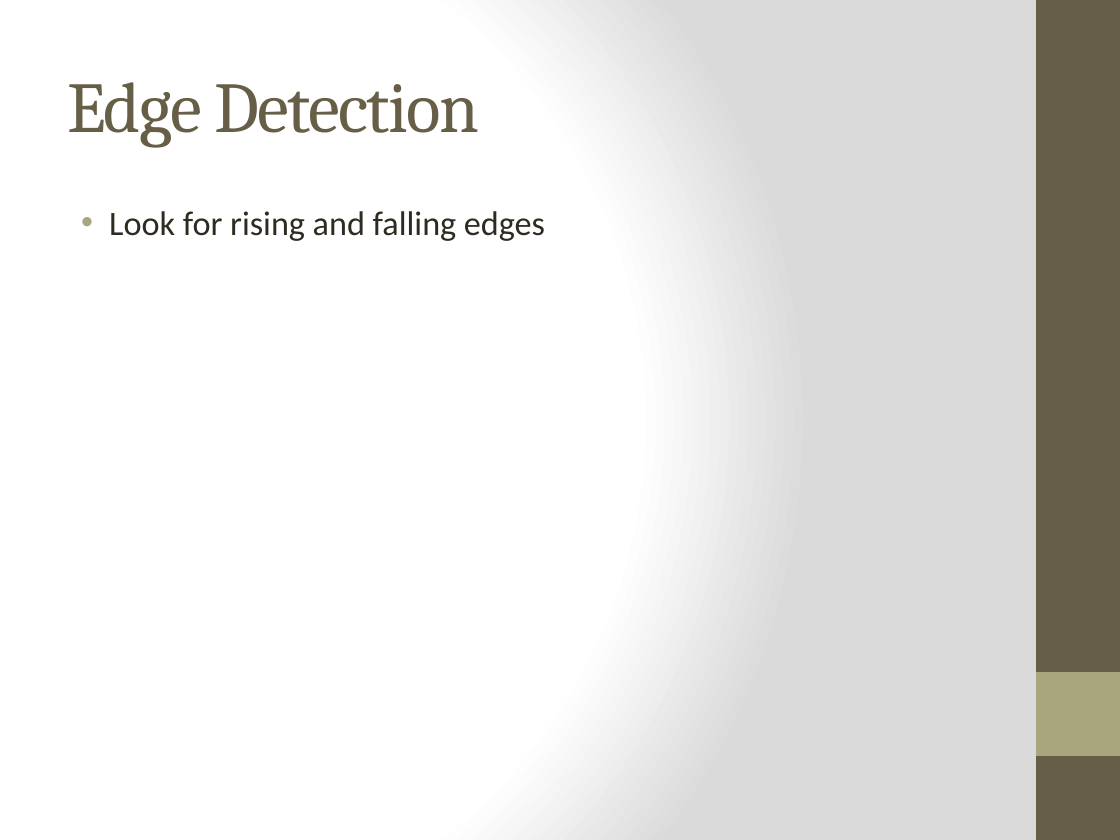
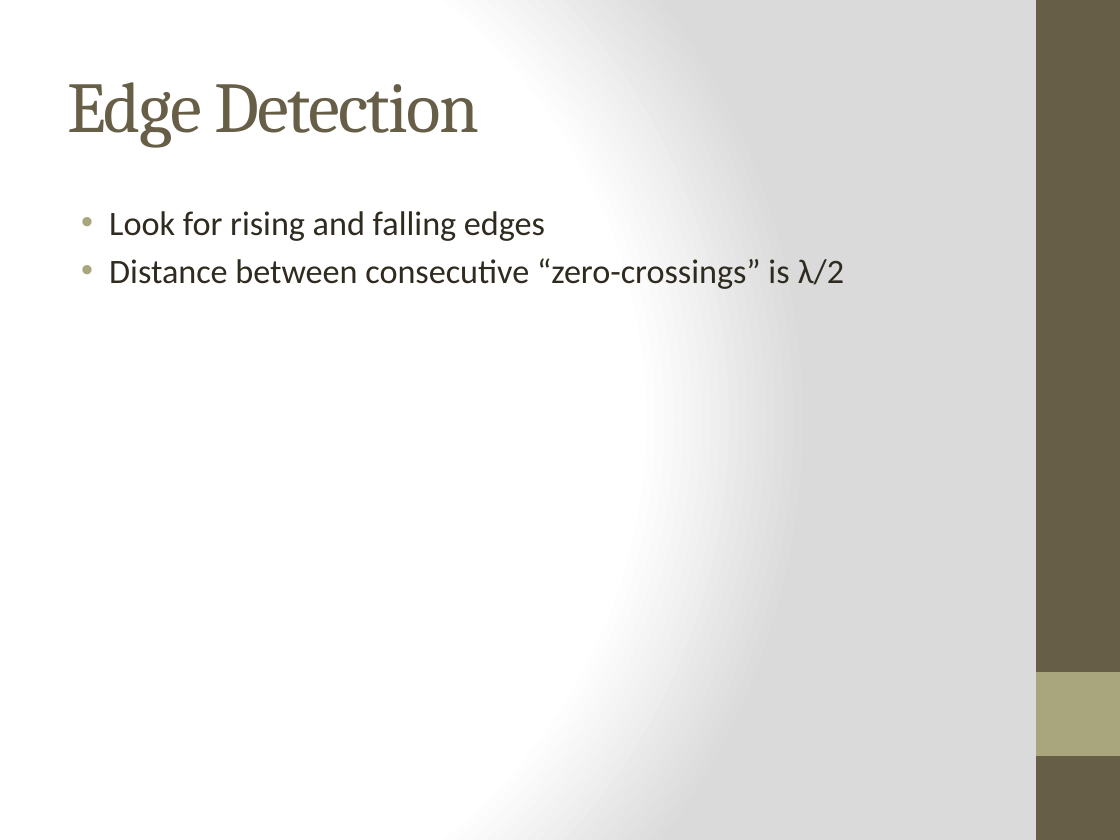
Before and after one commit to robbieford/RRXThesis, a slide deck: slide 7 of Thesis Defense.pptx. Drawn at 1120x840 pixels with LibreOffice and Linux fonts; fonts in the diff are those of the drawing. Boxes give left, top, right and bottom in pixels: in the first picture for what was removed or moved away, otherwise in the second. Text is boxed around its words. In the diff, an @@ line names an element or a change of style, - is before the commit and + after.

Commit message:
Minor updates to presentation

```diff
--- a/Thesis Defense.pptx
+++ b/Thesis Defense.pptx
@@ text at (109,258,844,289): paragraph added @@
+• Distance between consecutive “zero-crossings” is λ/2
```
Also in this commit, not shown: 2 slides added, 2 slides removed.
